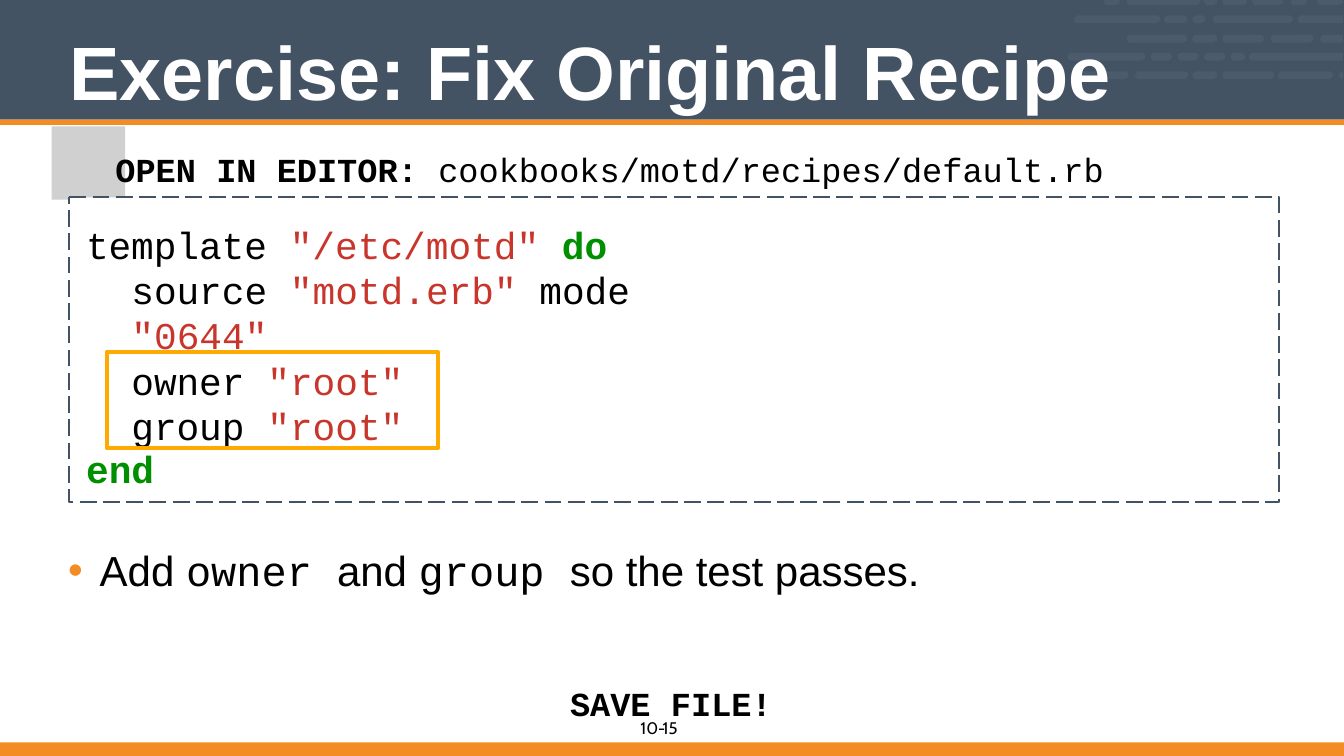
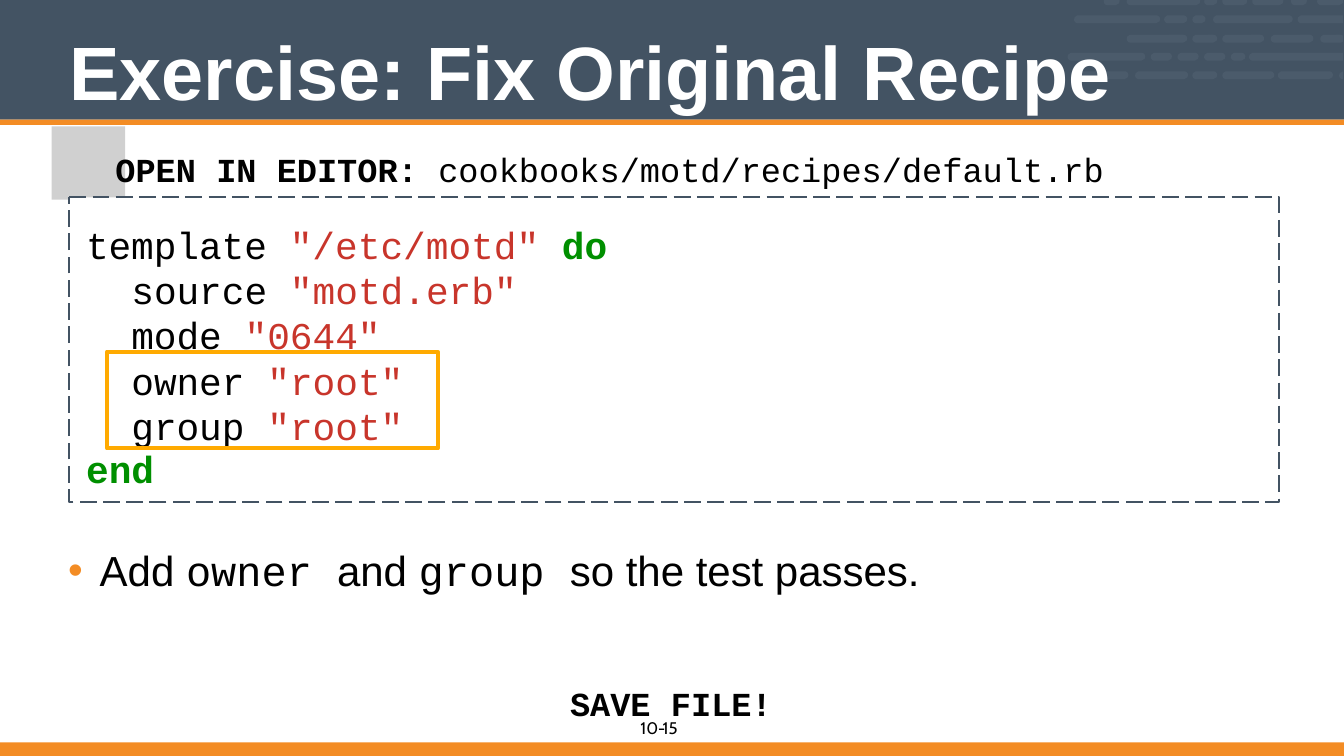
Before and after one commit to vinyar/chef-intermediate, a slide deck: slide 15 of Modules/10-introduction_to_chefspec.pptx. Drawn at 1344x756 pixels with LibreOffice and Linux fonts; fonts in the diff are those of the drawing; grey boxes stand for pictures. Boxes give left, top, right and bottom in pixels: in the first picture for what was removed or moved away, otherwise in the second. Text is boxed around its words. In the diff, an @@ line names an element or a change of style, - is before the commit and + after.

```diff
--- a/Modules/10-introduction_to_chefspec.pptx
+++ b/Modules/10-introduction_to_chefspec.pptx
@@ text at [86,232,607,354]: text changed @@
-template "/etc/motd" do source "motd.erb" mode "0644"
+template "/etc/motd" do source "motd.erb"
+mode "0644"
```
Also in this commit, not shown: 8 other slides changed.
